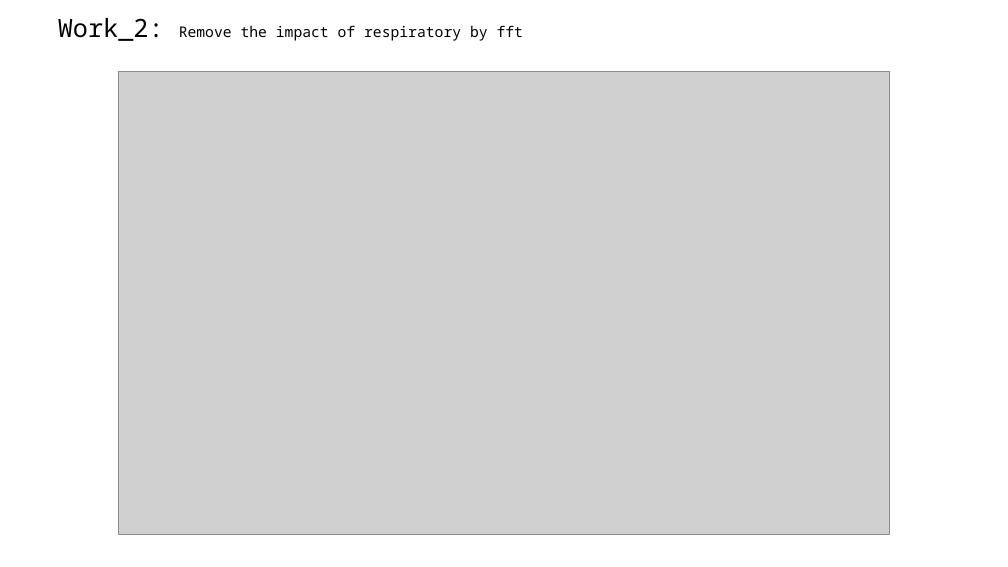
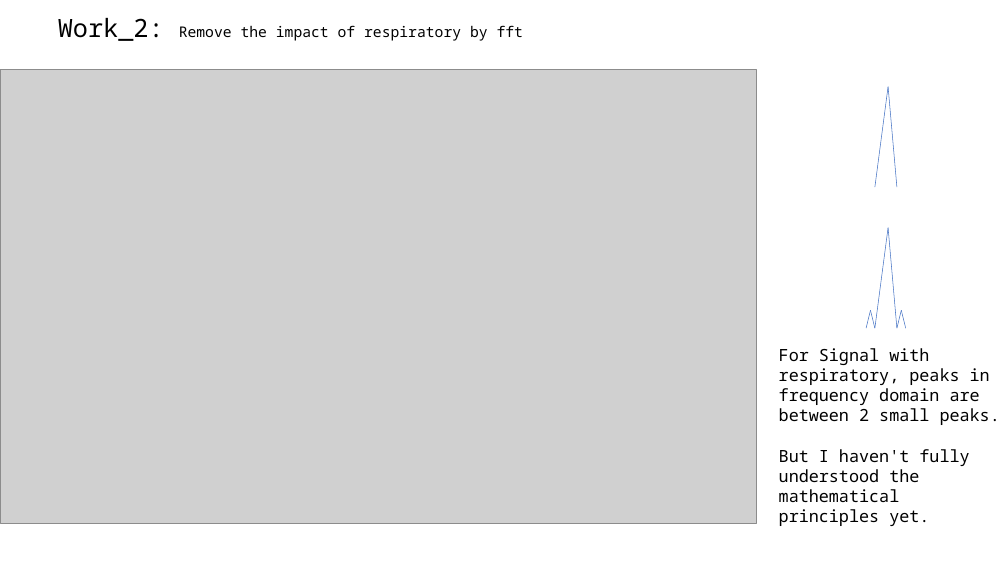
Before and after one commit to A-Big-Tortoise/Presentation, a slide deck: slide 4 of Presentation_911_JiayuChen.pptx. Drawn at 1008x567 pixels with LibreOffice and Linux fonts; fonts in the diff are those of the drawing; grey boxes stand for pictures. Boxes give left, top, right and bottom in pixels: in the first picture for what was removed or moved away, otherwise in the second. Text is boxed around its words. In the diff, an @@ line names an element or a change of style, - is before the commit and + after.

```diff
--- a/Presentation_911_JiayuChen.pptx
+++ b/Presentation_911_JiayuChen.pptx
@@ picture resized from (x1=118, y1=72, x2=890, y2=535) to (x1=0, y1=70, x2=756, y2=523) @@
@@ line added from (889, 87) to (875, 188), #4472C4 0.5 pt @@
@@ line added from (889, 87) to (897, 188), #4472C4 0.5 pt @@
@@ line added from (889, 228) to (875, 328), #4472C4 0.5 pt @@
@@ line added from (889, 228) to (897, 328), #4472C4 0.5 pt @@
@@ line added from (870, 310) to (867, 328), #4472C4 0.5 pt @@
@@ line added from (870, 310) to (875, 328), #4472C4 0.5 pt @@
@@ line added from (901, 310) to (897, 328), #4472C4 0.5 pt @@
@@ line added from (901, 310) to (906, 328), #4472C4 0.5 pt @@
@@ text added at (x1=779, y1=348, x2=1000, y2=526), 16 pt, text #000000 @@
+For Signal with respiratory, peaks in frequency domain are between 2 small peaks.
+But I haven't fully understood the mathematical principles yet.
```
Also in this commit, not shown: 9 other slides changed, 3 slides added, 1 slide removed.
